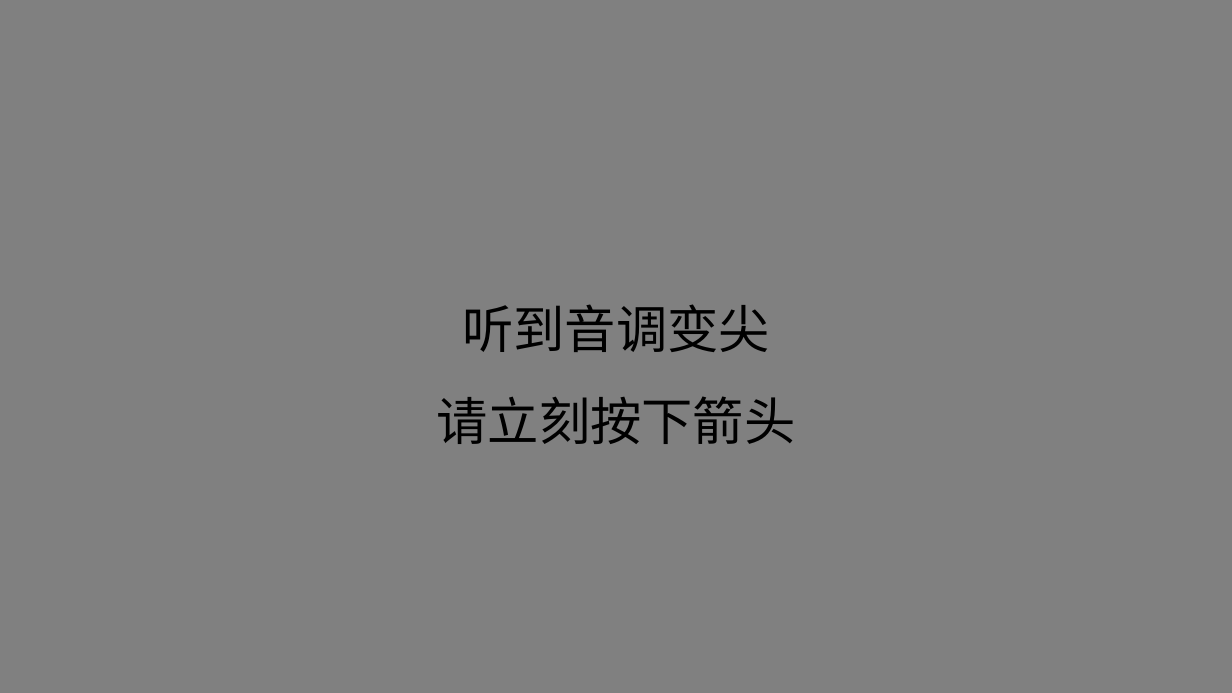
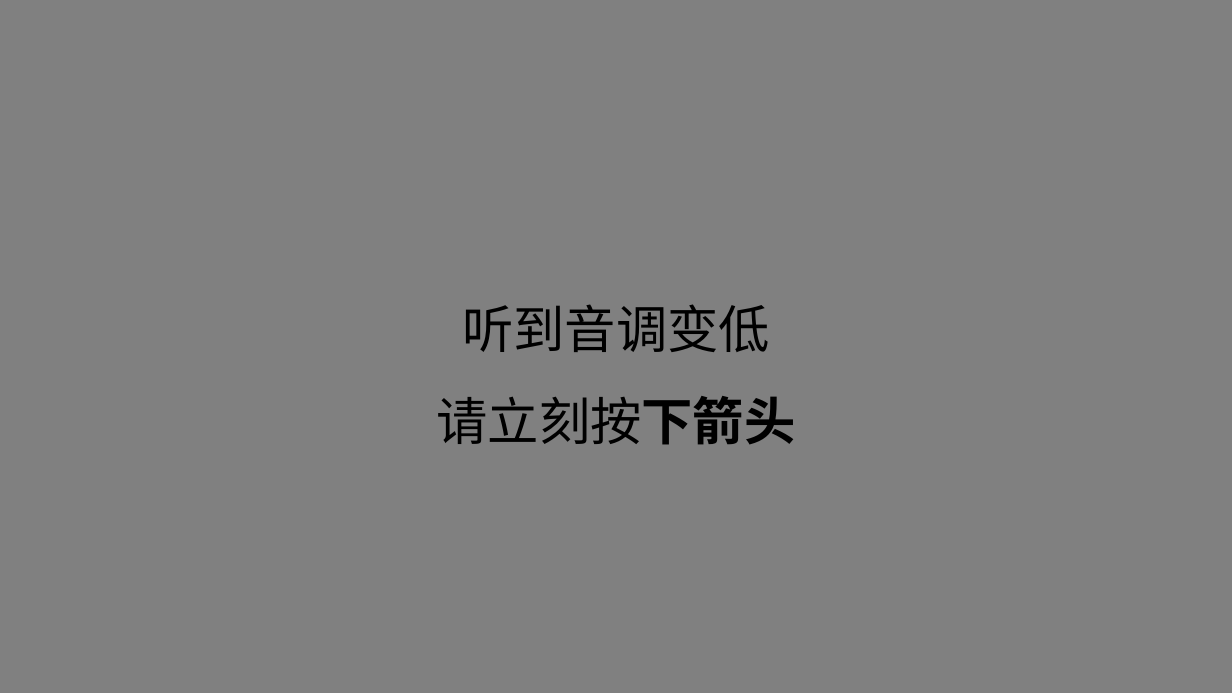
Before and after one commit to lyxose/RhythmicCue, a slide deck: slide 14 of Instructions/指导语.pptx (slide 12 before the commit). Drawn at 1232x693 pixels with LibreOffice and Linux fonts; fonts in the diff are those of the drawing. Boxes give left, top, right and bottom in pixels: in the first picture for what was removed or moved away, otherwise in the second. Text is boxed around its words. In the diff, an @@ line names an element or a change of style, - is before the commit and + after.

```diff
--- a/Instructions/指导语.pptx
+++ b/Instructions/指导语.pptx
@@ text at <box>462,304,770,352</box>: text changed @@
-听到音调变尖
+听到音调变低
@@ text at <box>437,396,796,445</box>: bold on in "请立刻按下箭头" @@
```
Also in this commit, not shown: 9 other slides changed, 9 slides added, 28 other files.
